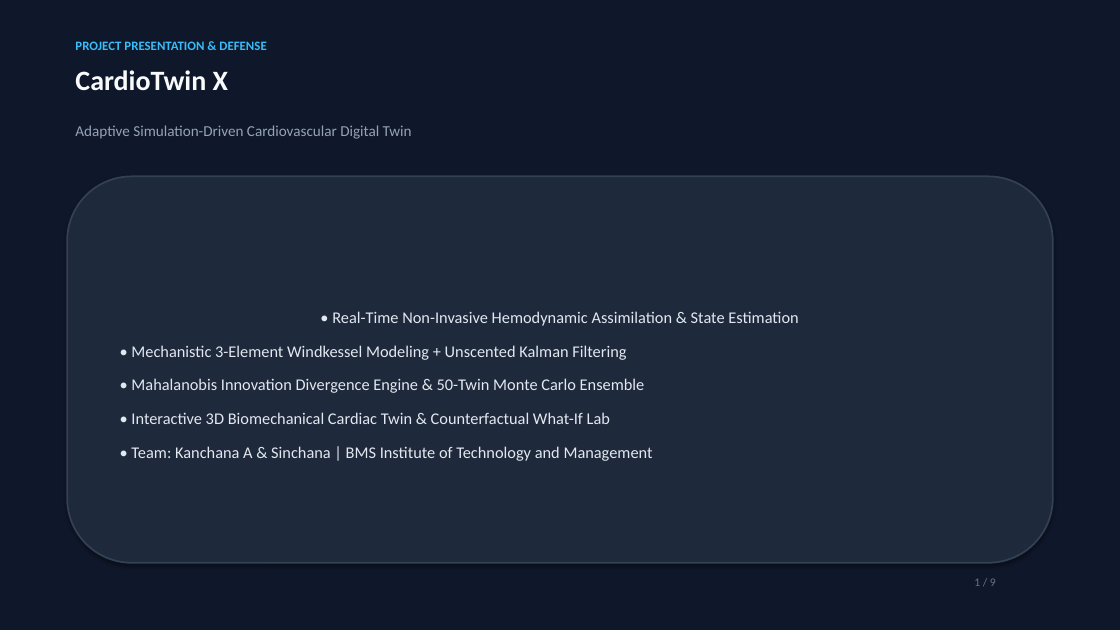
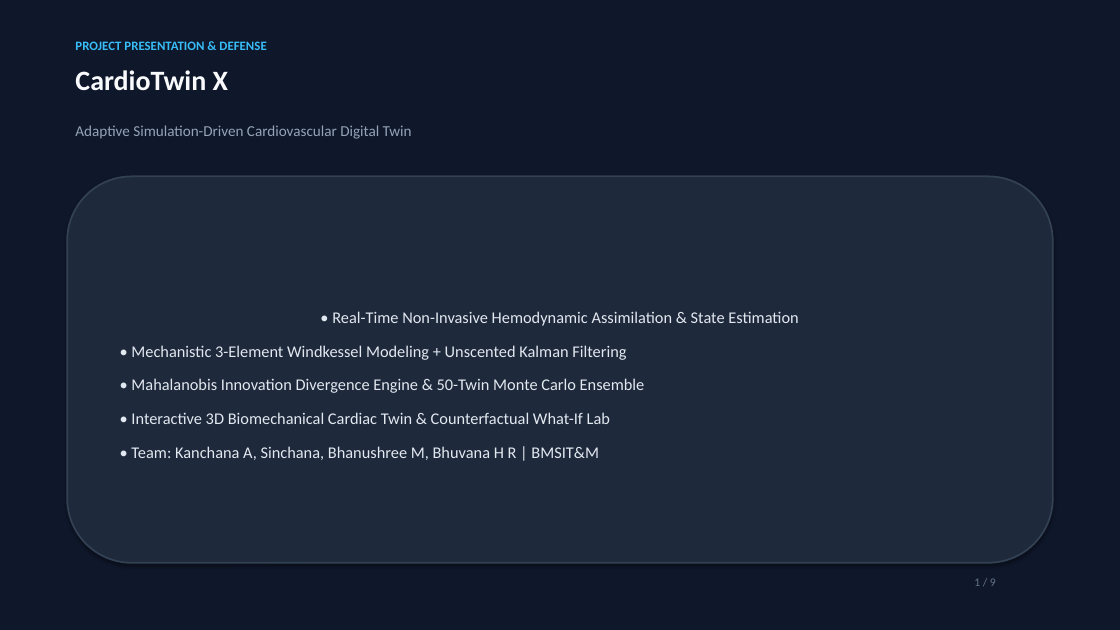
Before and after one commit to kanchanadoddaballapur-a11y/CardioTwin-X, a slide deck: slide 1 of docs/presentation/CardioTwin_Project_Presentation.pptx. Drawn at 1120x630 pixels with LibreOffice and Linux fonts; fonts in the diff are those of the drawing. Boxes give left, top, right and bottom in pixels: in the first picture for what was removed or moved away, otherwise in the second. Text is boxed around its words. In the diff, an @@ line names an element or a change of style, - is before the commit and + after.

Commit message:
docs: add Bhanushree M and Bhuvana H R to team details

```diff
--- a/docs/presentation/CardioTwin_Project_Presentation.pptx
+++ b/docs/presentation/CardioTwin_Project_Presentation.pptx
@@ text in rounded rectangle at box(131, 446, 599, 460): text changed @@
-• Team: Kanchana A & Sinchana | BMS Institute of Technology and Management
+• Team: Kanchana A, Sinchana, Bhanushree M, Bhuvana H R | BMSIT&M
```
Also in this commit, not shown: 1 other slide changed, 4 other files.
